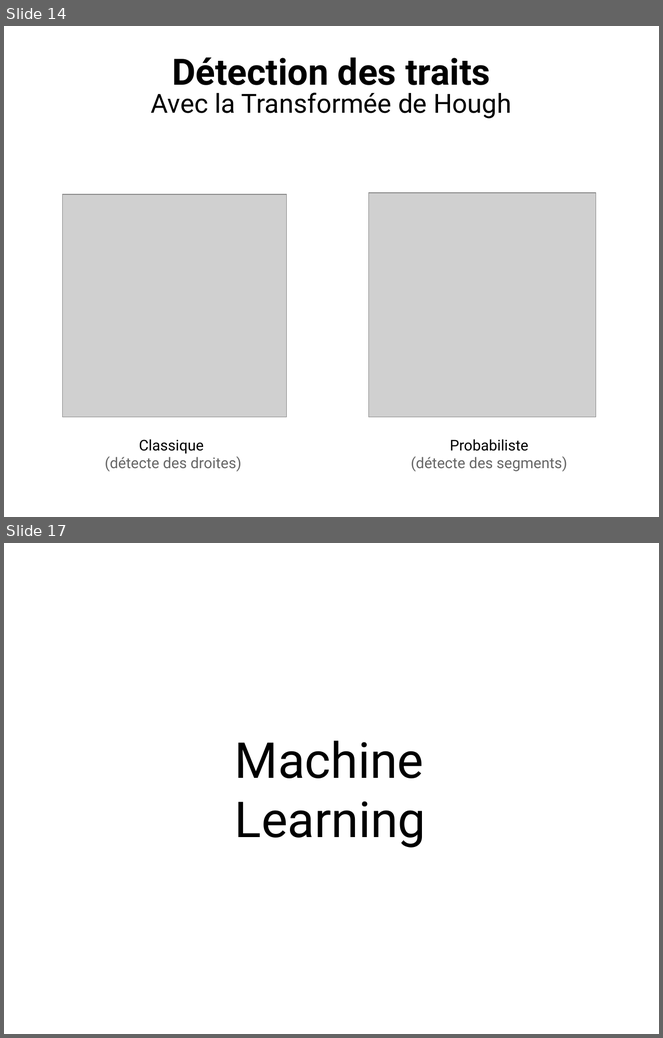
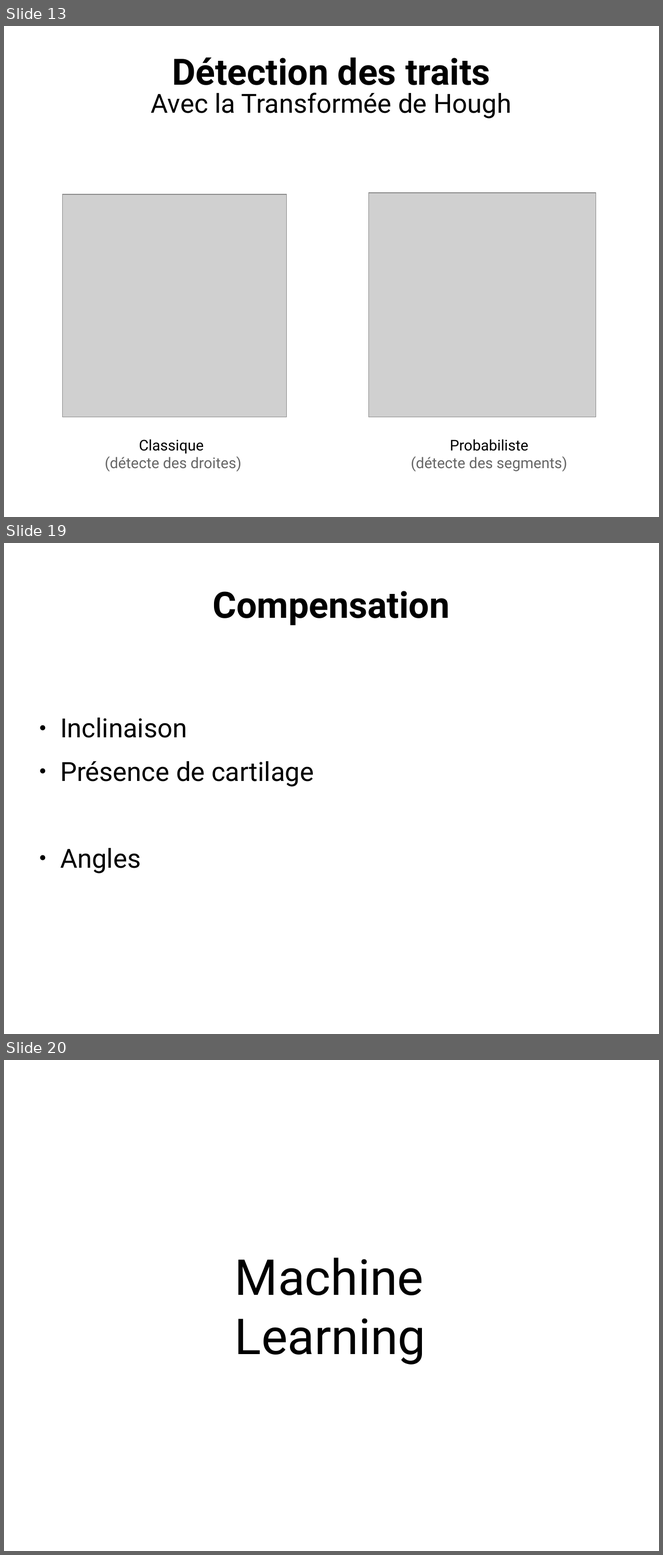
Before and after one commit to ewen-lbh/bone-fracture-detection, a slide deck: slides/mpsi/slides.odp. Shown one above the other, each under a label of ours: slides 14 and 17 before the commit, slides 13, 19 and 20 after it; the slides between them are not shown. The pictures are 663x1038 and 663x1555 pixels, drawn with LibreOffice and Linux fonts; fonts in the diff are those of the drawing; grey boxes stand for pictures. Boxes give left, top, right and bottom in pixels: in the first picture for what was removed or moved away, otherwise in the second. Text is boxed around its words. In the diff, an @@ line names an element or a change of style, - is before the commit and + after.

```diff
--- a/slides/mpsi/slides.odp
+++ b/slides/mpsi/slides.odp
@@ slide 19 added at (x1=4, y1=543, x2=659, y2=1034), background #FFFFFF @@
@@ title added at (x1=213, y1=591, x2=450, y2=626), 44 pt, text #000000, bold @@
+Compensation
@@ text added at (x1=60, y1=718, x2=314, y2=874), 32 pt, text #000000 @@
+● Inclinaison
+● Présence de cartilage
+● Angles
@@ what was slide 14 is now slide 13 @@
@@ what was slide 17 is now slide 20 @@
```
Also in this commit, not shown: 3 slides changed, 3 other slides added, 1 slide removed.
